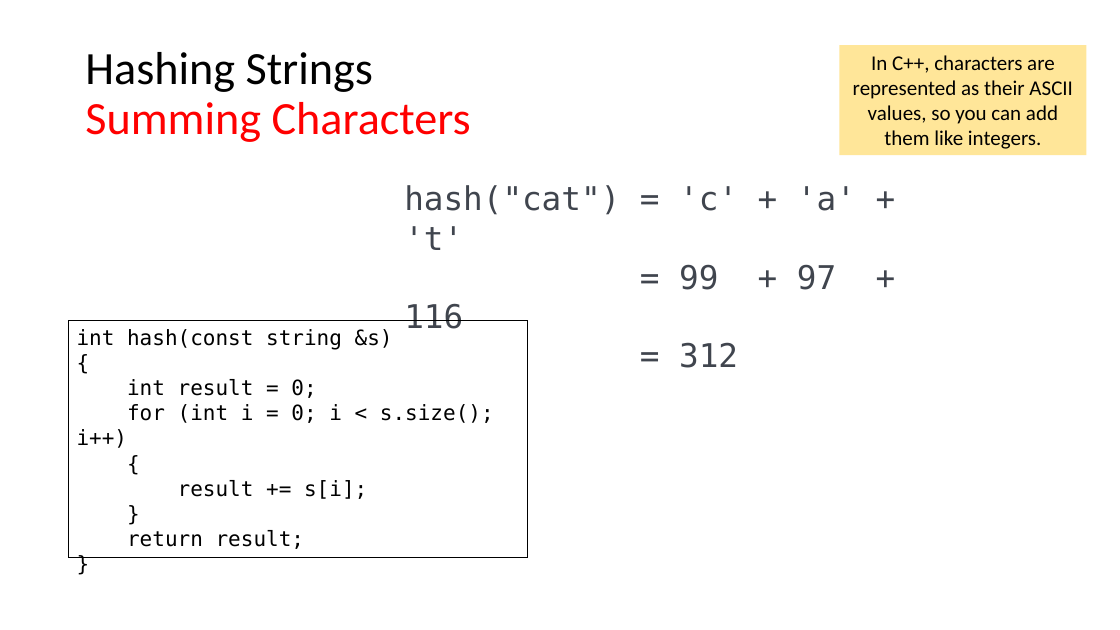
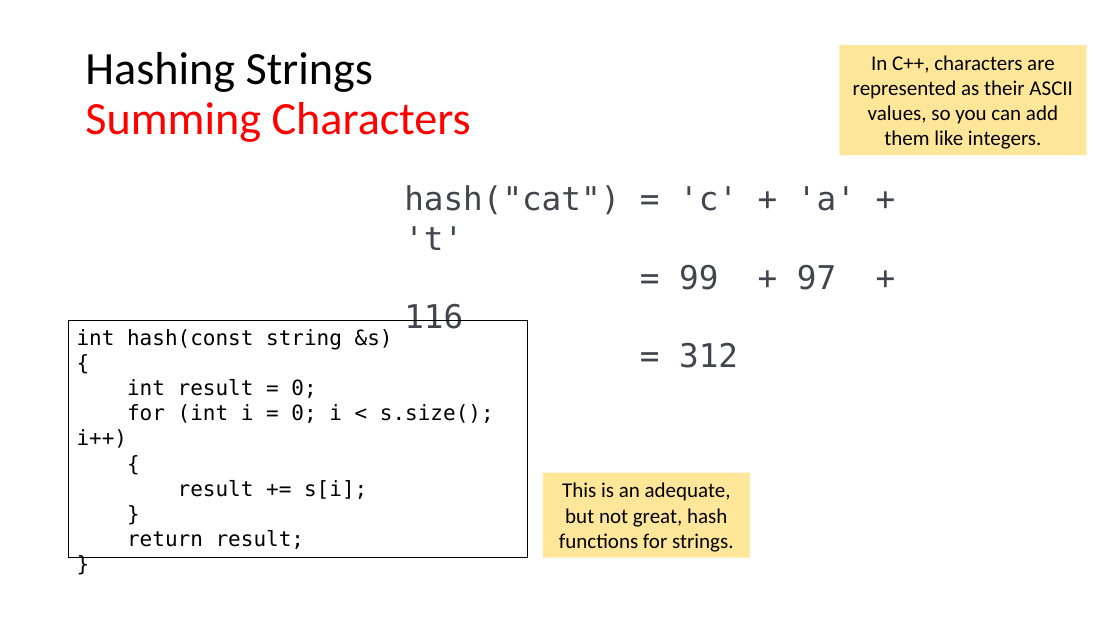
Before and after one commit to tjd1234/cmpt225fall2023, a slide deck: slide 57 of lecture_notes/week8/week8_maps_and_hashing.pptx (slide 55 before the commit). Drawn at 1120x630 pixels with LibreOffice and Linux fonts; fonts in the diff are those of the drawing. Boxes give left, top, right and bottom in pixels: in the first picture for what was removed or moved away, otherwise in the second. Text is boxed around its words. In the diff, an @@ line names an element or a change of style, - is before the commit and + after.

```diff
--- a/lecture_notes/week8/week8_maps_and_hashing.pptx
+++ b/lecture_notes/week8/week8_maps_and_hashing.pptx
@@ rectangle added at bbox=[543, 473, 749, 558], fill #FFE699, 18 pt, text #000000 @@
+This is an adequate, but not great, hash functions for strings.
```
Also in this commit, not shown: 10 other slides changed, 3 slides added, 1 slide removed.
